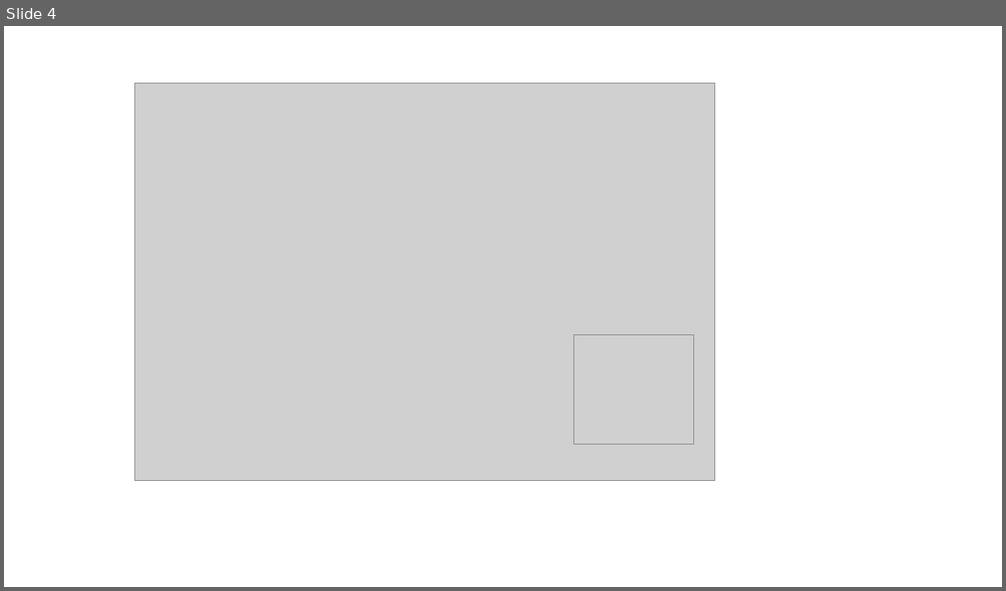
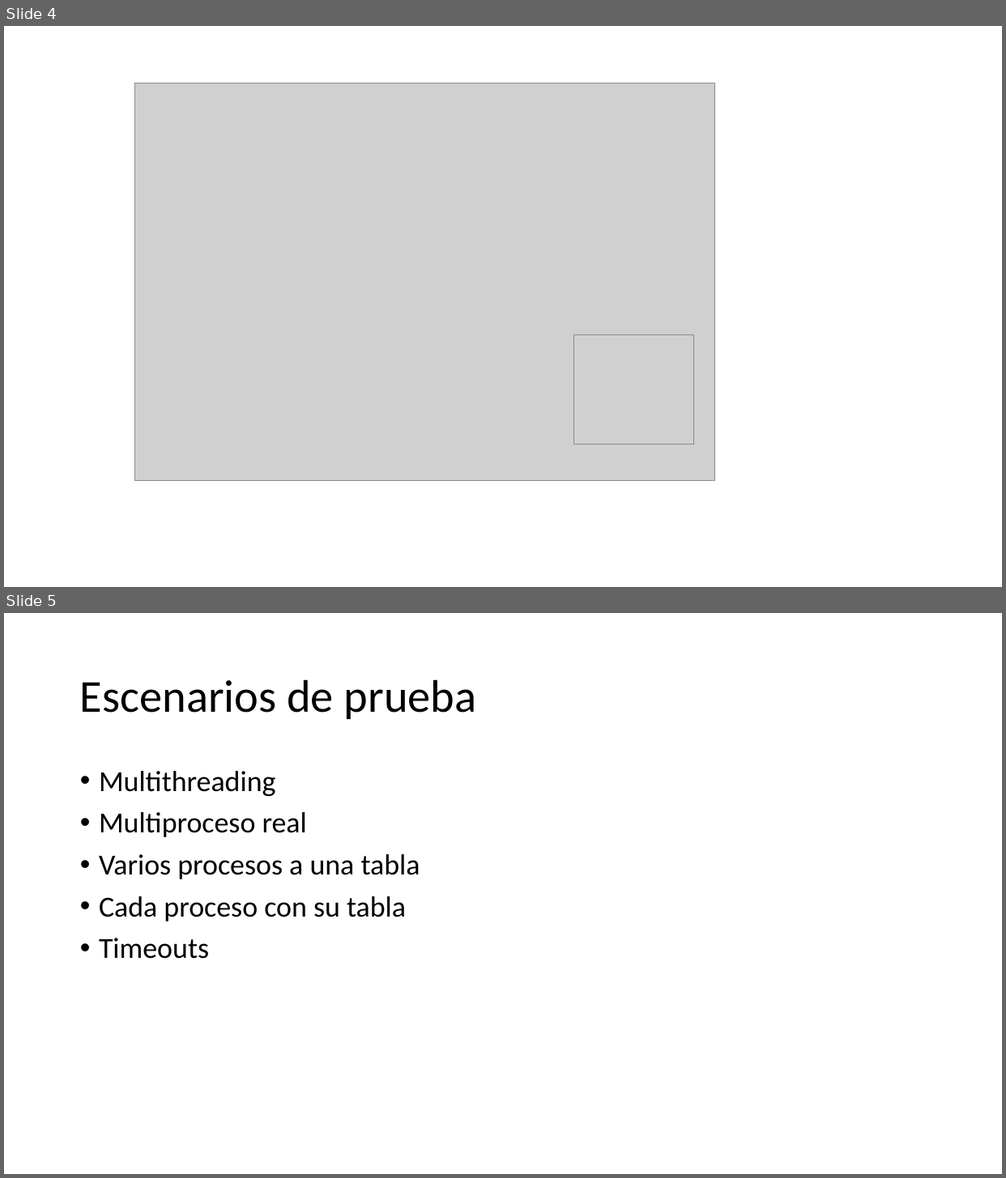
Before and after one commit to abaldeg/TP_ARQ_Threads, a slide deck: Presentación MultiThreads.pptx. Shown one above the other, each under a label of ours: slide 4 before the commit, slides 4 and 5 after it. The pictures are 1006x591 and 1006x1178 pixels, drawn with LibreOffice and Linux fonts; fonts in the diff are those of the drawing; grey boxes stand for pictures. Boxes give left, top, right and bottom in pixels: in the first picture for what was removed or moved away, otherwise in the second. Text is boxed around its words. In the diff, an @@ line names an element or a change of style, - is before the commit and + after.

```diff
--- a/Presentación MultiThreads.pptx
+++ b/Presentación MultiThreads.pptx
@@ slide 5 added at (x1=4, y1=613, x2=1002, y2=1174), background #FFFFFF @@
@@ title added at (x1=80, y1=679, x2=477, y2=719), 44 pt, text #000000 @@
+Escenarios de prueba
@@ text added at (x1=99, y1=771, x2=420, y2=959), 28 pt, text #000000 @@
+• Multithreading
+• Multiproceso real
+• Varios procesos a una tabla
+• Cada proceso con su tabla
+• Timeouts
```
Also in this commit, not shown: 1 slide changed, 5 other files.
